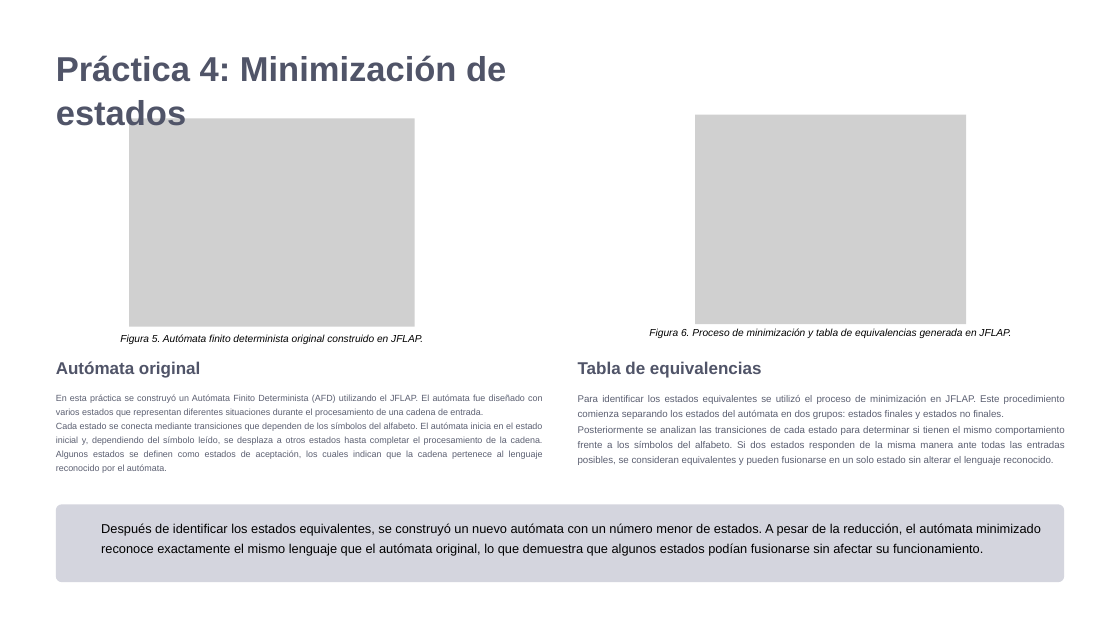
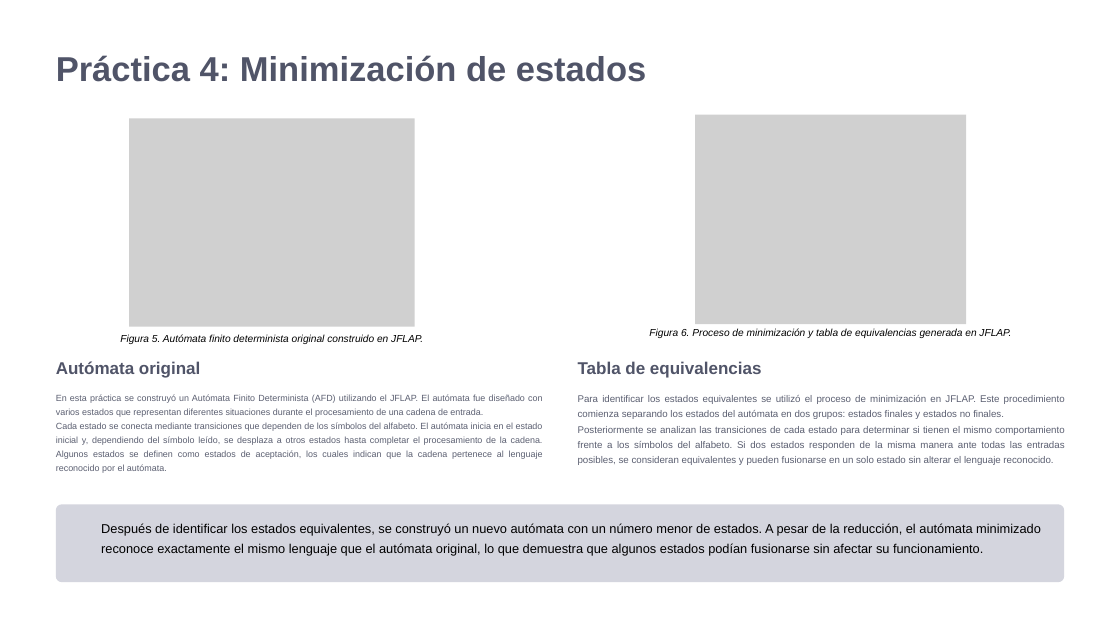
Before and after one commit to amaurycolochos-cpu/LENGUAJES-Y-AUTOMATAS-1, a slide deck: slide 7 of UNIDAD 3/Act-3.2-LYAI1-Reporte de práctica-AmauryGordillo.pptx. Drawn at 1120x630 pixels with LibreOffice and Linux fonts; fonts in the diff are those of the drawing; grey boxes stand for pictures; background and template pictures are left out. Boxes give left, top, right and bottom in pixels: in the first picture for what was removed or moved away, otherwise in the second. Text is boxed around its words. In the diff, an @@ line names an element or a change of style, - is before the commit and + after.

```diff
--- a/UNIDAD 3/Act-3.2-LYAI1-Reporte de práctica-AmauryGordillo.pptx
+++ b/UNIDAD 3/Act-3.2-LYAI1-Reporte de práctica-AmauryGordillo.pptx
@@ text "Práctica 4: Minimización de estados" rewrapped from (x1=56, y1=55, x2=506, y2=132) to (x1=56, y1=55, x2=646, y2=82) @@
```
Also in this commit, not shown: 1 slide added, 3 other files.
